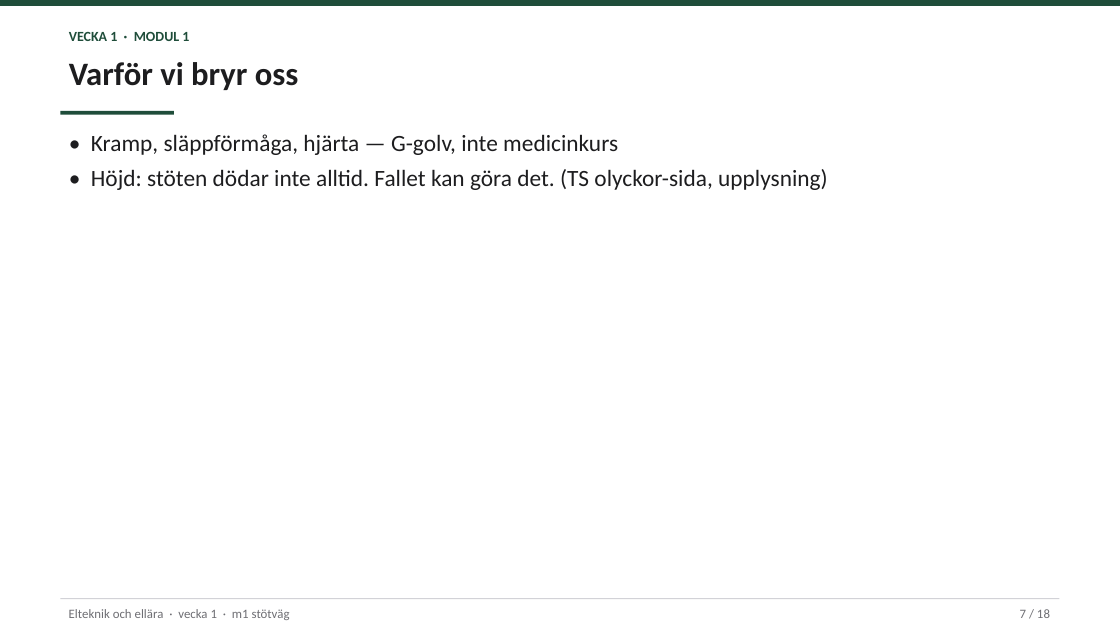
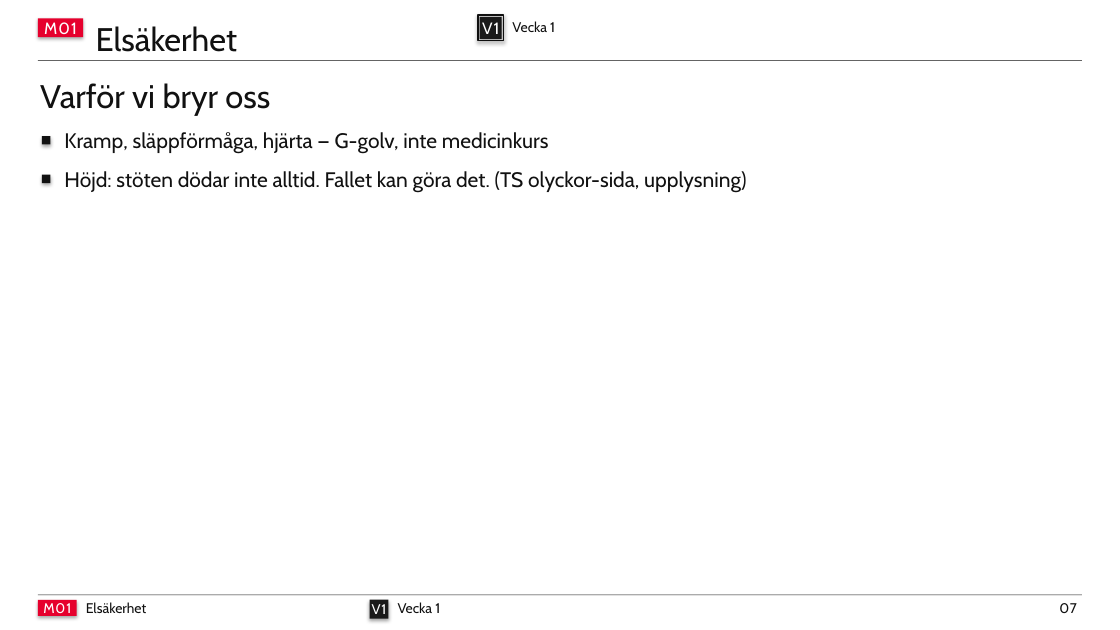
Before and after one commit to nj22az/elteknik-och-ellara, a slide deck: slide 7 of pptx/vecka-01.pptx. Drawn at 1120x630 pixels with LibreOffice and Linux fonts; fonts in the diff are those of the drawing. Boxes give left, top, right and bottom in pixels: in the first picture for what was removed or moved away, otherwise in the second. Text is boxed around its words. In the diff, an @@ line names an element or a change of style, - is before the commit and + after.

```diff
--- a/pptx/vecka-01.pptx
+++ b/pptx/vecka-01.pptx
@@ rectangle added at (38,18,83,37), fill #E6002D, 14 pt, text #FFFFFF @@
+M01
@@ text added at (96,26,237,52), 28 pt, text #111111 @@
+Elsäkerhet
@@ rectangle added at (478,15,503,40), outline #111111 1.5 pt @@
@@ rectangle added at (480,17,502,39), fill #1A1A1A, 14 pt, text #FFFFFF @@
+V1
@@ text at (512,21,555,32): text changed; font Calibri to Cabin; text colour #1F4D3A to #111111; bold off @@
-VECKA 1 · MODUL 1
+Vecka 1
@@ text "Varför vi bryr oss": place and size @@
-text "Varför vi bryr oss" at (69,62,299,90)
+text "Varför vi bryr oss" at (40,83,270,116)
@@ text "Varför vi bryr oss" at (40,83,270,116): font Calibri to Cabin, text colour #1D1D1F to #111111, bold off @@
@@ rectangle: place and size @@
-rectangle at (0,0,1120,6)
+rectangle at (38,60,1082,60)
@@ rectangle at (38,60,1082,60): fill #1F4D3A to #111111; shadow on @@
@@ rectangle removed at (60,111,174,114) @@
@@ rectangle added at (42,136,50,145), fill #111111 @@
@@ text added at (64,132,549,154), 18 pt, text #111111 @@
+Kramp, släppförmåga, hjärta — G-golv, inte medicinkurs
@@ rectangle added at (42,175,50,183), fill #111111 @@
@@ text at (64,171,746,193): text changed; size 20 to 18 pt; font Calibri to Cabin; text colour #1D1D1F to #111111 @@
-• Kramp, släppförmåga, hjärta — G-golv, inte medicinkurs
-• Höjd: stöten dödar inte alltid. Fallet kan göra det. (TS olyckor-sida, upplysning)
+Höjd: stöten dödar inte alltid. Fallet kan göra det. (TS olyckor-sida, upplysning)
@@ rectangle: place and size @@
-rectangle at (60,598,1060,599)
+rectangle at (38,595,1082,595)
@@ rectangle at (38,595,1082,595): fill #D2D2D7 to #111111; shadow on @@
@@ rectangle added at (38,600,76,616), fill #E6002D, 12 pt, text #FFFFFF @@
+M01
@@ text removed at (69,609,290,620) @@
-Elteknik och ellära · vecka 1 · m1 stötväg
@@ text added at (86,602,147,613), 12 pt, text #111111 @@
+Elsäkerhet
@@ rectangle added at (370,600,389,619), fill #1A1A1A, 12 pt, text #FFFFFF @@
+V1
@@ text added at (398,602,440,613), 12 pt, text #111111 @@
+Vecka 1
@@ text removed at (1020,609,1050,618) @@
-7 / 18
@@ text added at (1059,603,1077,613), 12 pt, text #111111 @@
+07
```
Also in this commit, not shown: 16 other slides changed, 1 slide added, 1 slide removed, 12 other files.
